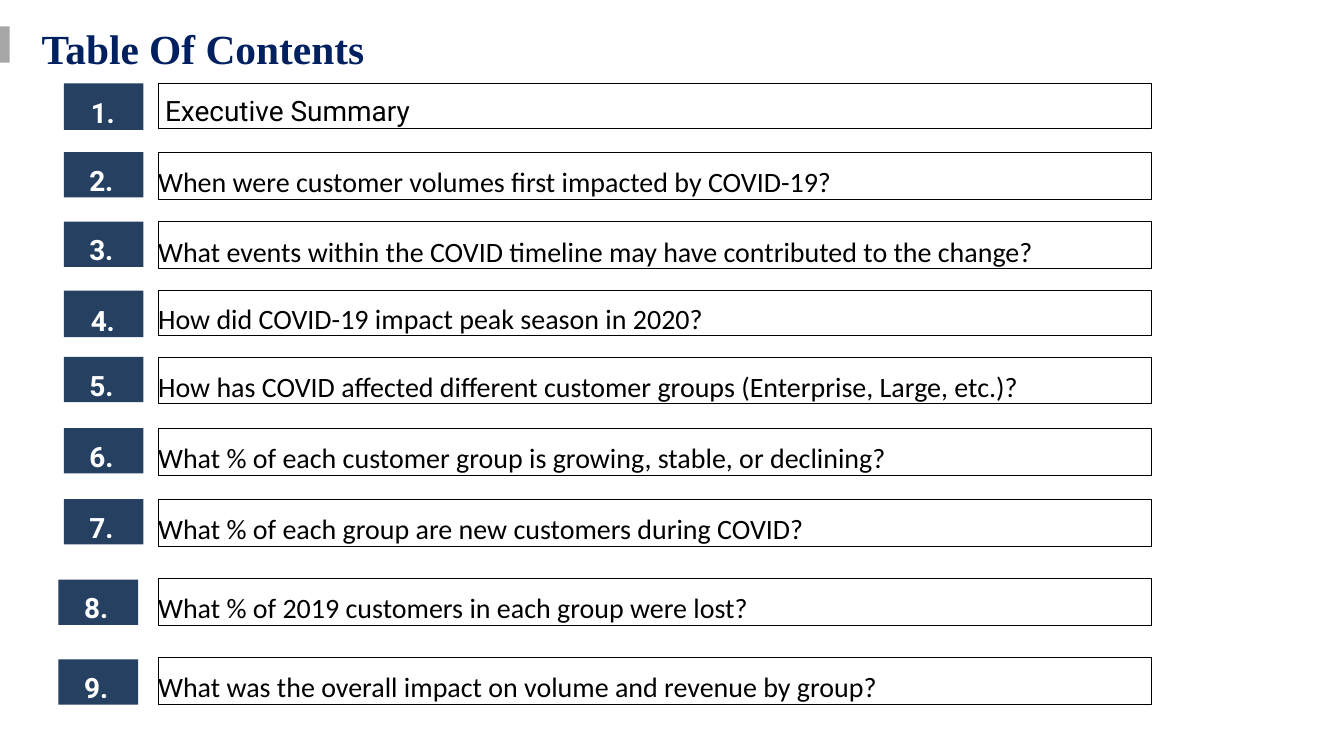
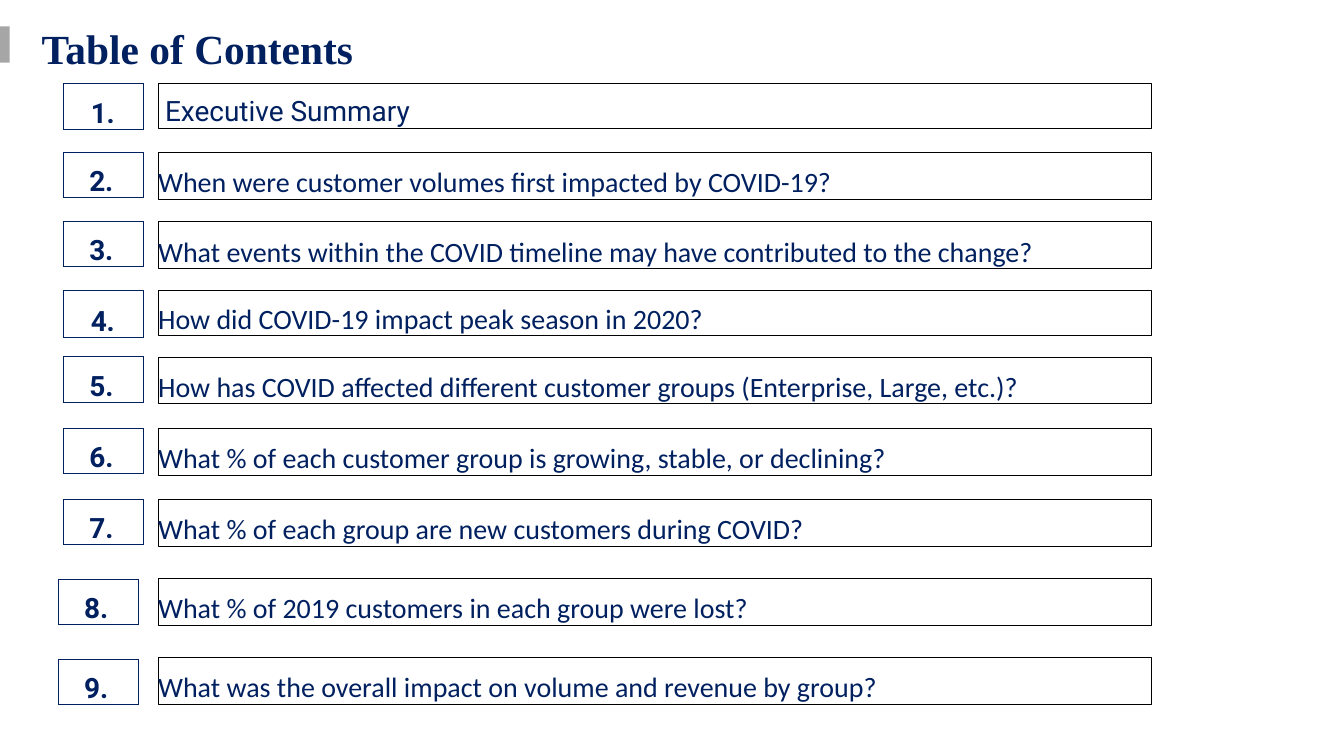
Before and after one commit to Nyleve-George/Covid_Parcel_Business_Project, a slide deck: slide 2 of PresentationE/The-COVID-19-Impact-on-ABC's-Business.pptx. Drawn at 1344x756 pixels with LibreOffice and Linux fonts; fonts in the diff are those of the drawing. Boxes give left, top, right and bottom in pixels: in the first picture for what was removed or moved away, otherwise in the second. Text is boxed around its words. In the diff, an @@ line names an element or a change of style, - is before the commit and + after.

```diff
--- a/PresentationE/The-COVID-19-Impact-on-ABC's-Business.pptx
+++ b/PresentationE/The-COVID-19-Impact-on-ABC's-Business.pptx
@@ title at box(42, 35, 353, 65): text changed @@
-Table Of Contents
+Table of Contents
@@ text colour #FFFFFF to #002060; fill #254061 to #FFFFFF; outline none to #002060 0.75 pt in 9 elements at box(64, 152, 144, 197), box(64, 83, 144, 129), box(64, 222, 144, 267), box(64, 428, 144, 474), box(64, 291, 144, 337), box(64, 357, 144, 402), box(64, 499, 144, 544), box(59, 580, 139, 625), box(59, 659, 139, 705) @@
@@ text colour #000000 to #002060 in 9 elements at box(158, 152, 1152, 199), box(158, 83, 1152, 128), box(158, 222, 1152, 269), box(158, 428, 1152, 475), box(158, 291, 1152, 335), box(158, 357, 1152, 404), box(158, 499, 1152, 546), box(158, 578, 1152, 625), box(158, 657, 1152, 704) @@
```
Also in this commit, not shown: 7 other slides changed, 6 slides added, 2 slides removed, 2 other files.
